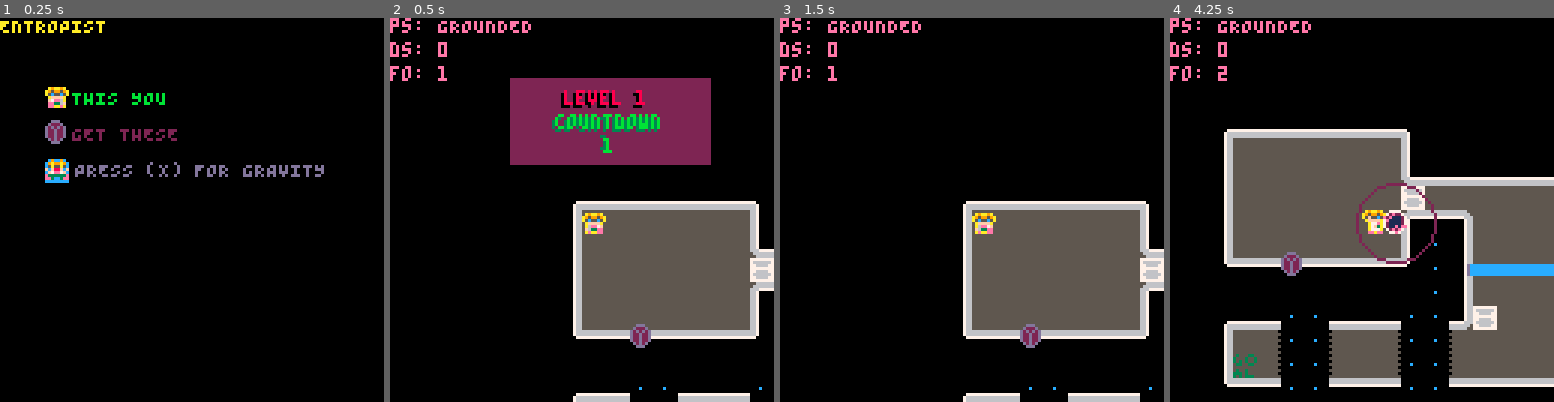
Above: before the commit, frames 1-4 (left to right).
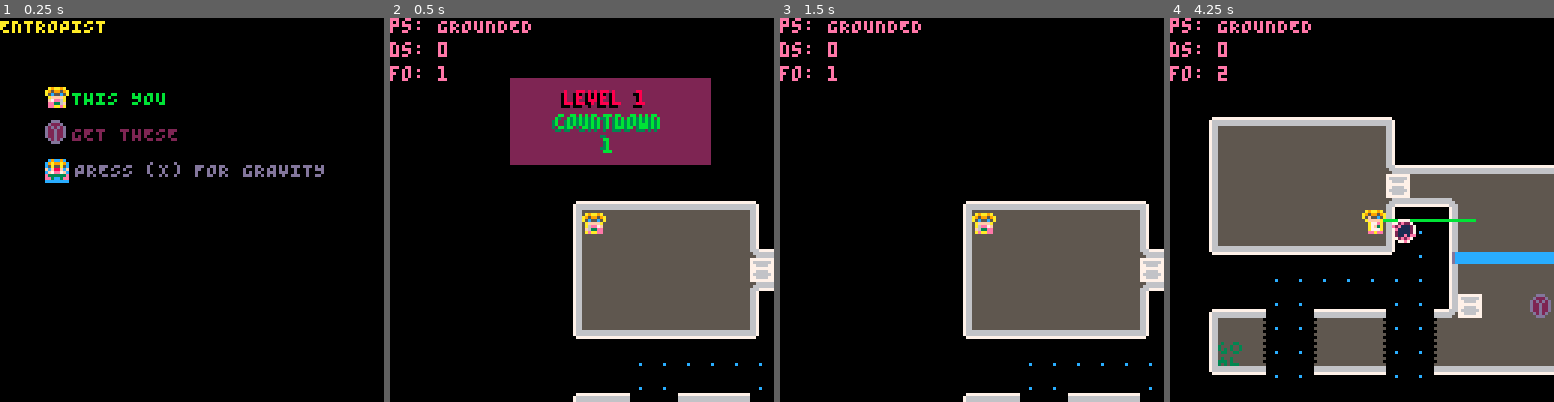
Above: after the commit, the same moments.

Repository: kitasuna/pico8-ttuor
Game: PICO-8 cartridge main.p8
The game is run twice, just before and just after one commit, with the same random seed, the same clock (stepped at 60 frames per second) and the same inputs.
Inputs:
- Up to frame 1 (0.25 s): no input
- Up to frame 2 (0.5 s): tap X (X key) at 0.33 s
- Up to frame 3 (1.5 s): tap O (Z key) at 0.7 s; tap X (X key) at 1.07 s
- Up to frame 4 (4.25 s): hold Right 1.6-2.1 s; tap O (Z key) every 0.4 s from 1.7 to 4.1 s; tap X (X key) at 1.85, 2.97, 4.08 s; hold Up 2.15-2.42 s; hold Right 2.47-3.03 s; hold Left 3.08-3.58 s; hold Down 3.63-3.97 s; hold Right from 4.02 s (still down)

Frame 1 is identical in both runs. In frame 2, 0.3% of the frame differs, in the area x 62-97%, y 79-91%; in frame 3, 0.3%; in frame 4, 24%, in the area x 10-100%, y 25-97%.

Commit message:
Retool gravity into tractor beam

Diff:
--- a/entity.lua
+++ b/entity.lua
@@ -32,34 +32,6 @@
     return false
   end
 
-  -- String -> {pos_x: Int, pos_y: Int, mass: Int }
-  ent_man.handle_gravity = function(name, payload)
-
-    -- Find any ents in range
-    -- Calculate change in velocity based on distance of entity from payload pos
-    for k, e in pairs(ent_man.ents) do
-      local grav_result = calc_grav(
-      {x=e.pos_x, y=e.pos_y},
-      {x=payload.pos_x, y=payload.pos_y},
-      {x=e.vel_x, y=e.vel_y},
-      1.0,
-      payload.mass
-      )
-      if grav_result.gdistance < 1 and fget(e.num, FLAG_ABSORBED_BY_GRAV) == false then
-        e.vel_x = 0
-        e.vel_y = 0
-        e.pos_x = payload.pos_x
-        e.pos_y = payload.pos_y
-        return
-      end
-
-      if grav_result.gdistance < 22*payload.mass then
-        e.vel_x = grav_result.vel.x
-        e.vel_y = grav_result.vel.y
-      end
-    end
-  end
-
   ent_man.handle_ent_grav_collision = function(name, payload)
     if fget(payload.entity.num, FLAG_ABSORBED_BY_GRAV) == true then
       del(ent_man.ents, payload.entity)
@@ -69,10 +41,62 @@
   -- String -> { box: Box, beam: Beam }
   ent_man.handle_beam_box_collision = function(name, payload)
     payload.beam.blocked_by = payload.box
-    printh("box blocked by")
+  end
+
+  -- String -> { item: Item, beam: Beam }
+  ent_man.handle_beam_item_collision = function(name, payload)
+    payload.item.state = "BROKEN"
+    payload.item.feels_grav = false
+    payload.item.vel_x = 0
+    payload.item.vel_y = 0
+    add(timers, {
+      ttl = 120,
+      f = function() end,
+      cleanup = function()
+        del(ent_man.ents, payload.item)
+      end
+    })
   end
 
   return ent_man
+end
+
+-- Entity -> XPos -> YPos -> Direction -> Entity
+function do_gravity(ent, pos_x, pos_y, direction)
+    printh("Doing grav on:"..ent.type)
+  if ent.feels_grav == true then
+    printh("Feeling grav!")
+    local ent_vel = 1
+    if direction == DIRECTION_UP then
+      -- vel should be downwards
+      ent.vel_x = 0
+      ent.vel_y = ent_vel
+      ent.tgt_x = ent.pos_x
+      ent.tgt_y = pos_y
+      elseif direction == DIRECTION_DOWN then
+      -- vel should be upwards
+      ent.vel_x = 0
+      ent.vel_y = -ent_vel
+      ent.tgt_x = ent.pos_x
+      ent.tgt_y = pos_y
+      elseif direction == DIRECTION_RIGHT then
+        --vel should be to the left
+      ent.vel_x = -ent_vel
+      ent.vel_y = 0
+      ent.tgt_x = pos_x
+      ent.tgt_y = ent.pos_y
+      elseif direction == DIRECTION_LEFT then
+      --vel should be to the right
+      ent.vel_x = ent_vel
+      ent.vel_y = 0
+      ent.tgt_x = pos_x
+      ent.tgt_y = ent.pos_y
+    end
+    printh("tgt: "..ent.tgt_x..","..ent.tgt_y)
+    printh("vel: "..ent.vel_x..","..ent.vel_y)
+  end
+
+  return ent
 end
 
 function new_item(coords)
@@ -80,7 +104,13 @@
 
   tmp.vel_x = 0
   tmp.vel_y = 0
+  tmp.type = ENT_ITEM
   tmp.can_travel = 1 << FLAG_FLOOR
+  tmp.state = "NONE"
+  tmp.frames = { NONE={frames={28}, len=20}, BROKEN={frames={29}, len=20} }
+  tmp.frame_half_step = 0
+  tmp.frame_offset = 1
+  tmp.feels_grav = true
 
   tmp.update = ent_update(tmp)
   tmp.draw = ent_draw(tmp)
@@ -88,12 +118,17 @@
 end
 
 function new_box(coords)
-  local tmp = new_sprite(33, coords.pos_x, coords.pos_y, 8, 8)
+  local tmp = new_sprite(43, coords.pos_x, coords.pos_y, 8, 8)
 
   tmp.vel_x = 0
   tmp.vel_y = 0
   tmp.type = ENT_BOX
   tmp.can_travel = 1 << FLAG_FLOOR
+  tmp.state = "NONE"
+  tmp.frames = { NONE={frames={43},len=10} }
+  tmp.frame_half_step = 0
+  tmp.frame_offset = 1
+  tmp.feels_grav = true
 
   tmp.update = ent_update(tmp)
   tmp.draw = ent_draw(tmp)
@@ -167,6 +202,11 @@
 end
 
 function ent_draw(ent)
+  if ent.state != nil then
+    return function()
+      spr(ent.frames[ent.state].frames[ent.frame_offset], ent.pos_x, ent.pos_y)
+    end
+  end
   return function()
     spr(ent.num, ent.pos_x, ent.pos_y)
   end
@@ -193,6 +233,8 @@
           f = function() end,
           cleanup = function()
             tmp.vel_y = 0
+            tmp.tgt_x = nil
+            tmp.tgt_y = nil
           end
         })
         end
@@ -210,11 +252,25 @@
           f = function() end,
           cleanup = function()
             tmp.vel_x = 0
+            tmp.tgt_x = nil
+            tmp.tgt_y = nil
           end
         })
       end
     else
       tmp.pos_y += tmp.vel_y
     end
-  end
-end
+
+    -- stop if we've reached the target
+    if tmp.tgt_x != nil and tmp.tgt_y != nil then
+      local ginfo = ldistance(tmp.pos_x + 4, tmp.pos_y + 4, tmp.tgt_x, tmp.tgt_y)
+      if ginfo.d < 5 then
+        -- Center on the target
+        tmp.vel_x = 0
+        tmp.vel_y = 0
+        tmp.tgt_x = nil
+        tmp.tgt_y = nil
+      end
+    end
+  end
+end
--- a/grav.lua
+++ b/grav.lua
@@ -2,6 +2,7 @@
   local gm = {
     gravities = {},
     projectiles = {},
+    gbeams = {},
   }
 
   gm.reset = function()
@@ -44,7 +45,34 @@
   -- String -> { pos_x: Int, pos_y: Int, direction: Int, input_mask: Int }
   gm.handle_button = function(name, payload)
 
-    if (payload.input_mask & (1 << BTN_O)) > 0 and count(gm.gravities) < 1 then
+     if (payload.input_mask & (1 << BTN_O)) > 0 and count(gm.gbeams) < 1 then
+       local pos_x = payload.pos_x
+       local pos_y = payload.pos_y
+       printh("OrigPos: "..payload.pos_x..","..payload.pos_y)
+       printh("Direction: "..payload.direction)
+       if payload.direction == DIRECTION_UP then
+         pos_y -= 6
+       elseif payload.direction == DIRECTION_DOWN then
+         pos_y += 6
+       elseif payload.direction == DIRECTION_RIGHT then
+         pos_x += 6
+       elseif payload.direction == DIRECTION_LEFT then
+         pos_x -= 6
+       end
+       printh("NewPos: "..pos_x..","..pos_y)
+       local tmp = new_gbeam({pos= {x=pos_x, y=pos_y}, direction=payload.direction})
+
+       add(gm.gbeams, tmp)
+    end
+
+    if (payload.input_mask & (1 << BTN_X)) > 0 then
+      -- Launch gravity, so eliminate existing gravs?
+      -- Maybe need to work this out in level design first
+      if count(gm.projectiles) > 0 then
+        -- del(gm.projectiles, gm.projectiles[1])
+        return
+      end
+
       local pos_x = payload.pos_x
       local pos_y = payload.pos_y
       if payload.direction == 0 then
@@ -60,39 +88,6 @@
         pos_x = payload.pos_x - 10
         pos_y = payload.pos_y
       end
-
-      local tmp = new_gravity({pos_x=pos_x, pos_y=pos_y})
-
-      add(gm.gravities, tmp)
-    elseif (payload.input_mask & (1 << BTN_O)) == 0 and count(gm.gravities) > 0 then
-      for k, g in pairs(gm.gravities) do
-        g.release()
-      end
-    end
-
-    if (payload.input_mask & (1 << BTN_X)) > 0 then
-      -- Launch gravity, so eliminate existing gravs?
-      -- Maybe need to work this out in level design first
-      if count(gm.projectiles) > 0 then
-        -- del(gm.projectiles, gm.projectiles[1])
-        return
-      end
-
-      local pos_x = payload.pos_x
-      local pos_y = payload.pos_y
-      if payload.direction == 0 then
-        pos_x = payload.pos_x
-        pos_y = payload.pos_y - 10
-      elseif payload.direction == 2 then
-        pos_x = payload.pos_x
-        pos_y = payload.pos_y + 10
-      elseif payload.direction == 1 then
-        pos_x = payload.pos_x + 10
-        pos_y = payload.pos_y
-      else
-        pos_x = payload.pos_x - 10
-        pos_y = payload.pos_y
-      end
       local tmp = new_projectile({pos_x=pos_x, pos_y=pos_y}, payload.direction)
       add(gm.projectiles, tmp)
     end
@@ -106,6 +101,13 @@
       end
     end
 
+    for k, g in pairs(gm.gbeams) do
+      g.update()
+      if g.state == "DEAD" then
+        del(gm.gbeams, g)
+      end
+    end
+
     for k, p in pairs(gm.projectiles) do
       p.update()
 
@@ -120,7 +122,7 @@
 end
 
 function new_gravity(coords)
-  local tmp = new_sprite(48, coords.pos_x, coords.pos_y, 4, 8, false, false)
+  local tmp = new_sprite(48, coords.pos_x, coords.pos_y, 2, 2, false, false)
 
   tmp.mass = 1
   tmp.ttl = 30
@@ -158,6 +160,75 @@
   tmp.draw = function()
     -- spr(tmp.frames[tmp.frame_index], tmp.pos_x, tmp.pos_y, 1.0, 1.0, tmp.flip_x, tmp.flip_y)
     circ(tmp.pos_x+4, tmp.pos_y+4, 22 - tmp.frame_index, CLR_PRP)
+  end
+
+  return tmp
+
+end
+
+-- Int -> Coords -> Int -> Coords
+function move_in_direction(direction, pos, vel)
+  if direction == DIRECTION_UP then
+    pos.y -= vel
+  elseif direction == DIRECTION_DOWN then
+    pos.y += vel
+  elseif direction == DIRECTION_RIGHT then
+    pos.x += vel
+  elseif direction == DIRECTION_LEFT then
+    pos.x -= vel
+  end
+  return pos
+end
+-- { pos :: Coords, direction :: Int }
+function new_gbeam(payload)
+  -- local tmp = new_sprite(48, coords.pos_x, coords.pos_y, 2, 2, false, false)
+  local tmp = {}
+  tmp.head = { pos = { x=payload.pos.x, y=payload.pos.y } }
+  tmp.tail = { pos = { x=payload.pos.x, y=payload.pos.y } }
+  tmp.direction = payload.direction
+  -- Set to max extent, can always pull this in later
+  tmp.tail = { pos = move_in_direction(payload.direction, payload.pos, 30) }
+  -- tmp.size = { x=1, y=1 }
+  tmp.ttl = 30
+  tmp.state = "HELD"
+
+  -- Move in direction until we hit:
+  -- 1) a sprite
+  -- 2) a bad tile
+  -- 3) our max extent
+  -- TODO: Add collision with map tiles
+  local iter_pos = { x=flr(tmp.head.pos.x), y=flr(tmp.head.pos.y) }
+  local collision_found = false
+  while (iter_pos.x != flr(tmp.tail.pos.x) or iter_pos.y != flr(tmp.tail.pos.y)) and not collision_found do
+    iter_pos = move_in_direction(payload.direction, iter_pos, 1)
+    -- make sprite at this position
+    local tmp_sprite = new_sprite(0, iter_pos.x, iter_pos.y, 2, 2)
+    for k, ent in pairs(ent_man.ents) do
+      if collides(tmp_sprite, ent) then
+        tmp.tail.pos.x = iter_pos.x
+        tmp.tail.pos.y = iter_pos.y
+        collision_found = true
+        do_gravity(ent, tmp.head.pos.x, tmp.head.pos.y, payload.direction)
+        break
+      end
+    end
+  end
+
+  tmp.update = function()
+    tmp.ttl -= 1
+    if tmp.ttl <= 0 then
+      tmp.state = "DEAD"
+      return
+    end
+
+  end
+
+  tmp.draw = function()
+    -- spr(tmp.frames[tmp.frame_index], tmp.pos_x, tmp.pos_y, 1.0, 1.0, tmp.flip_x, tmp.flip_y)
+    if tmp.state == "HELD" then
+      -- circ(tmp.pos_x+4, tmp.pos_y+4, 22 - tmp.frame_index, CLR_PRP)
+      line(tmp.head.pos.x, tmp.head.pos.y, tmp.tail.pos.x, tmp.tail.pos.y, CLR_GRN)
+    end
   end
 
   return tmp
@@ -214,38 +285,38 @@
 end
 
 function calc_grav(coords_p, coords_g, vel_p, mass_p, mass_g)
-  local dist_x = coords_p.x - coords_g.x
-  local dist_y = coords_p.y - coords_g.y
+  local ginfo = ldistance(coords_p.x, coords_p.y, coords_g.x, coords_g.y)
+  local gdistance = ginfo.d
+  local G = 3.0
+  local new_vel_x = vel_p.x + ginfo.dxc * (G*mass_p*mass_g) / (gdistance * gdistance)
+  if new_vel_x > MAX_VEL then new_vel_x = MAX_VEL end
+  if new_vel_x < -MAX_VEL then new_vel_x = -MAX_VEL end
+  local new_vel_y = vel_p.y + ginfo.dyc * (G*mass_p*mass_g) / (gdistance * gdistance)
+  if new_vel_y > MAX_VEL then new_vel_y = MAX_VEL end
+  if new_vel_y < -MAX_VEL then new_vel_y = -MAX_VEL end
+  if ginfo.d < 0.5 then
+    return { gdistance = 0, vel = { x = 0, y = 0 } }
+  end
+  return { gdistance = ginfo.d, vel = { x = new_vel_x, y = new_vel_y } }
+end
+
+function ldistance(x0, y0, x1, y1)
+  local dist_x = x0 - x1
+  local dist_y = y0 - y1
   local dist_x2 = dist_x * dist_x
   local dist_y2 = dist_y * dist_y
   local gdistance = sqrt(dist_x2 + dist_y2)
   local dist_x_component = -(dist_x / gdistance)
   local dist_y_component = -(dist_y / gdistance)
-  local G = 3.0
-  local new_vel_x = vel_p.x + dist_x_component * (G*mass_p*mass_g) / (gdistance * gdistance)
-  if new_vel_x > MAX_VEL then new_vel_x = MAX_VEL end
-  if new_vel_x < -MAX_VEL then new_vel_x = -MAX_VEL end
-  local new_vel_y = vel_p.y + dist_y_component * (G*mass_p*mass_g) / (gdistance * gdistance)
-  if new_vel_y > MAX_VEL then new_vel_y = MAX_VEL end
-  if new_vel_y < -MAX_VEL then new_vel_y = -MAX_VEL end
-  if gdistance < 0.5 then
+  return {d=gdistance, dxc=dist_x_component, dyc=dist_y_component}
+end
+
+function calc_cheat_grav(coords_p, coords_g, mass_p, mass_g)
+  local ginfo = ldistance(coords_p.x, coords_p.y, coords_g.x, coords_g.y)
+  local new_vel_x = ginfo.dxc * 1.0
+  local new_vel_y = ginfo.dyc * 1.0
+  if ginfo.d < 0.5 then
     return { gdistance = 0, vel = { x = 0, y = 0 } }
   end
-  return { gdistance = gdistance, vel = { x = new_vel_x, y = new_vel_y } }
-end
-
-function calc_cheat_grav(coords_p, coords_g, mass_p, mass_g)
-  local dist_x = coords_p.x - coords_g.x
-  local dist_y = coords_p.y - coords_g.y
-  local dist_x2 = dist_x * dist_x
-  local dist_y2 = dist_y * dist_y
-  local gdistance = sqrt(dist_x2 + dist_y2)
-  local dist_x_component = -(dist_x / gdistance)
-  local dist_y_component = -(dist_y / gdistance)
-  local new_vel_x = dist_x_component * 1.0
-  local new_vel_y = dist_y_component * 1.0
-  if gdistance < 0.5 then
-    return { gdistance = 0, vel = { x = 0, y = 0 } }
-  end
-  return { gdistance = gdistance, vel = { x = new_vel_x, y = new_vel_y } }
-end
+  return { gdistance = ginfo.d, vel = { x = new_vel_x, y = new_vel_y } }
+end
--- a/level.lua
+++ b/level.lua
@@ -14,7 +14,8 @@
       ents = {
         {type=ENT_BOX, pos_x= (8*8)+16, pos_y = (6*8)+16},
         {type=ENT_BOX, pos_x= (11*8)+16, pos_y = (11*8)+16},
-        {type=ENT_ITEM, pos_x= 40, pos_y = 86},
+        {type=ENT_ITEM, pos_x= (14*8)+16, pos_y = (11*8)+16},
+        -- {type=ENT_ITEM, pos_x= 40, pos_y = 86},
         {type=ENT_BEAM, pos_x = (8*11)+16, pos_y = (9*8)+16},
       }
     },
--- a/main.p8
+++ b/main.p8
@@ -72,6 +72,10 @@
     grav.draw()
   end)
 
+  foreach(grav_man.gbeams, function(grav)
+    grav.draw()
+  end)
+
   foreach(grav_man.projectiles, function(grav)
     grav.draw()
   end)
@@ -107,21 +111,17 @@
       input_mask = input_mask | (1 << BTN_X)
     end
 
+    player.update(ent_man)
+
     qm.ae("BUTTON", {
-      pos_x = player.pos_x,
-      pos_y = player.pos_y,
+      pos_x = player.pos_x + (player.size_x \ 2),
+      pos_y = player.pos_y + (player.size_y \ 2),
       input_mask = input_mask,
       direction = player.facing,
       projectile = (count(grav_man.projectiles) > 0) and grav_man.projectiles[1] or nil
     })
 
-    player.update(ent_man)
-
     grav_man.update()
-    for k, g in pairs(grav_man.gravities) do
-      qm.ae("GRAVITY", { pos_x = g.pos_x, pos_y = g.pos_y, mass = g.mass })
-    end
-
     for k, g in pairs(grav_man.projectiles) do
       if collides(g, player) then
         qm.ae("PROJ_PLAYER_COLLISION", { projectile = g })
@@ -143,6 +143,10 @@
       for j, ent_inner in pairs(ent_man.ents) do
         if ent_inner.type == ENT_BEAM and ent.type == ENT_BOX and collides(ent, ent_inner) then
           qm.ae("BEAM_BOX_COLLISION", { box=ent, beam=ent_inner })
+        end
+
+        if ent_inner.type == ENT_BEAM and ent.type == ENT_ITEM and collides(ent, ent_inner) then
+          qm.ae("BEAM_ITEM_COLLISION", { item=ent, beam=ent_inner })
         end
       end
     end
@@ -205,10 +209,10 @@
   qm.at("BUTTON")
   qm.at("FUEL_COLLISION")
   qm.at("ENTITY_GRAV_COLLISION")
-  qm.at("GRAVITY")
   qm.at("PROJ_PLAYER_COLLISION")
   qm.at("BEAM_BOX_COLLISION")
   qm.at("BEAM_PLAYER_COLLISION")
+  qm.at("BEAM_ITEM_COLLISION")
   qm.at("PLAYER_DEATH")
   qm.at("PROJ_EXPIRATION")
 
@@ -223,9 +227,9 @@
 
   -- Set up our entity manager
   ent_man = new_entity_manager()
-  qm.as("GRAVITY", ent_man.handle_gravity)
   qm.as("ENTITY_GRAV_COLLISION", ent_man.handle_ent_grav_collision)
   qm.as("BEAM_BOX_COLLISION", ent_man.handle_beam_box_collision)
+  qm.as("BEAM_ITEM_COLLISION", ent_man.handle_beam_item_collision)
 
   -- Create gravity manager
   grav_man = new_gravity_manager()
@@ -452,7 +456,7 @@
 
 
 __gff__
-0001010101010101010101010101010101010100000000002002020000000000041000000000000000000000000000001010100000000000000000000000000002000000000000000000000000000000020202020200000000000000000000000000000000000000000000000000000000000000000000000000000000000000
+0001010101010101010101010101010101010100000000002002020004040404040404040000000000000010000000001010100000000000000000000000000002000000000000000000000000000000020202020200000000000000000000000000000000000000000000000000000000000000000000000000000000000000
 0000000000000000000000000000000000000000000000000000000000000000000000000000000000000000000000000000000000000000000000000000000000000000000000000000000000000000000000000000000000000000000000000000000000000000000000000000000000000000000000000000000000000000
 __map__
 555555555555005555555555551a1a1a1a1a1a00000000000000000000000000000000000000000000000000000000000000000000000000000000000000000000000000000000000000000000000000000000000000000000000000000000000000000000000000000000000000000000000000000000000000000000000000
@@ -465,7 +469,7 @@
 41404040404040404a444b404040404255555500000000000000000000000000000000000000000000000000000000000000000000000000000000000000000000000000000000000000000000000000000000000000000000000000000000000000000000000000000000000000000000000000000000000000000000000000
 4140404040404040421841404040404255555500000000000000000000000000000000000000000000000000000000000000000000000000000000000000000000000000000000000000000000000000000000000000000000000000000000000000000000000000000000000000000000000000000000000000000000000000
 4844444444444444471830404040404200000000000000000000000000000000000000000000000000000000000000000000000000000000000000000000000000000000000000000000000000000000000000000000000000000000000000000000000000000000000000000000000000000000000000000000000000000000
-5555555555220000001841404040404200000000000000000000000000000000000000000000000000000000000000000000000000000000000000000000000000000000000000000000000000000000000000000000000000000000000000000000000000000000000000000000000000000000000000000000000000000000
+5555551818181818181841404040404200000000000000000000000000000000000000000000000000000000000000000000000000000000000000000000000000000000000000000000000000000000000000000000000000000000000000000000000000000000000000000000000000000000000000000000000000000000
 454343181843434318184c404040404200000000000000000000000000000000000000000000000000000000000000000000000000000000000000000000000000000000000000000000000000000000000000000000000000000000000000000000000000000000000000000000000000000000000000000000000000000000
 4140531818524053181852404040404200000000000000000000000000000000000000000000000000000000000000000000000000000000000000000000000000000000000000000000000000000000000000000000000000000000000000000000000000000000000000000000000000000000000000000000000000000000
 4119531818524053181852404040404200000000000000000000000000000000000000000000000000000000000000000000000000000000000000000000000000000000000000000000000000000000000000000000000000000000000000000000000000000000000000000000000000000000000000000000000000000000
--- a/player.lua
+++ b/player.lua
@@ -62,10 +62,6 @@
   end
 
   player.handle_obs_collision = function(name, payload)
-    -- ignore if player is invincible
-    if true or payload.player.invincible then
-      return
-    end
     player.pos_x = 64
     player.pos_y = 64
     player.invincible = true
Not shown, changed: 24 lines of the sprite sheet (__gfx__) section of main.p8
